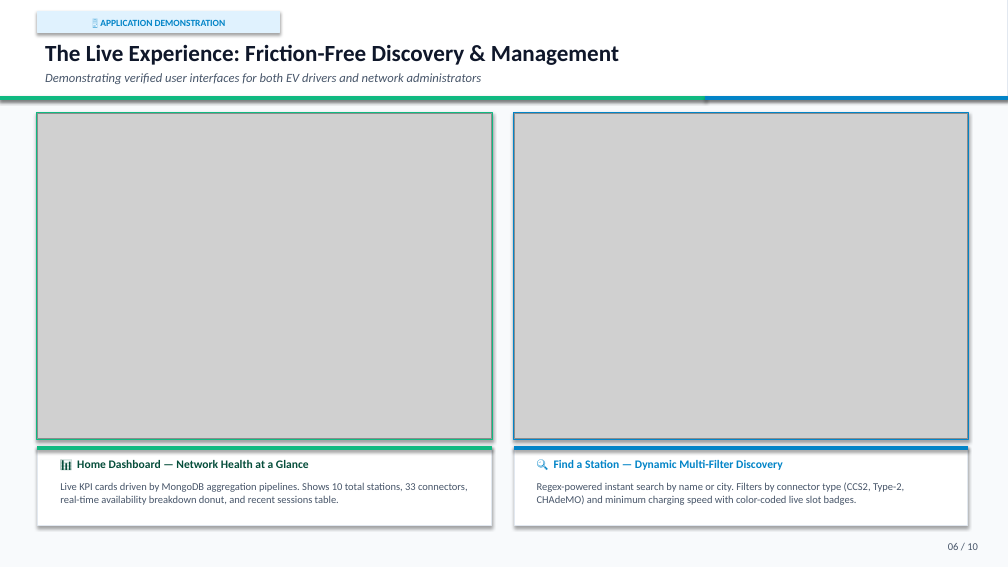
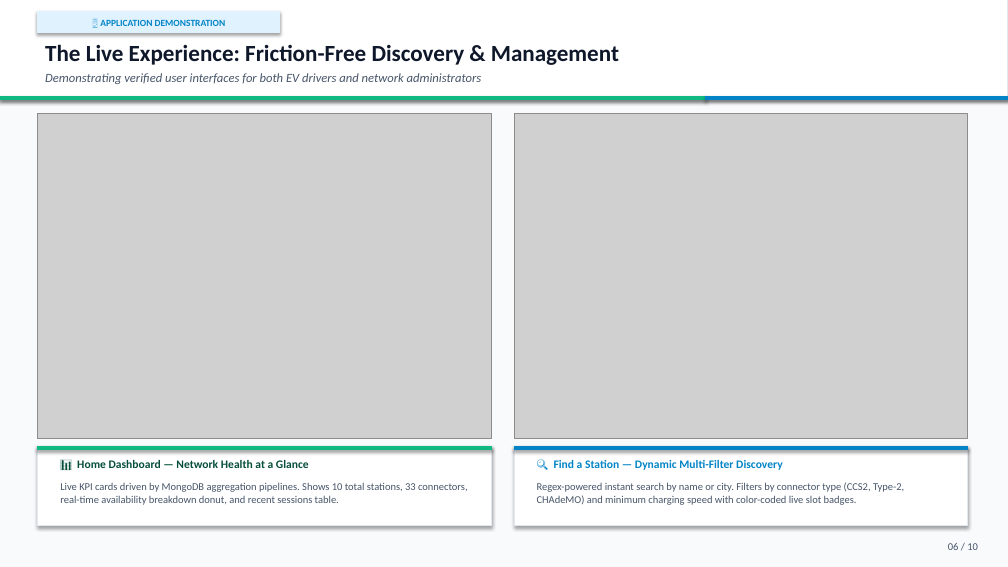
Before and after one commit to Rithvikteja123/chargespot, a slide deck: slide 6 of docs/ChargeSpot_Presentation.pptx. Drawn at 1008x567 pixels with LibreOffice and Linux fonts; fonts in the diff are those of the drawing; grey boxes stand for pictures. Boxes give left, top, right and bottom in pixels: in the first picture for what was removed or moved away, otherwise in the second. Text is boxed around its words. In the diff, an @@ line names an element or a change of style, - is before the commit and + after.

```diff
--- a/docs/ChargeSpot_Presentation.pptx
+++ b/docs/ChargeSpot_Presentation.pptx
@@ rectangle removed at (x1=37, y1=113, x2=493, y2=440) @@
@@ rectangle removed at (x1=513, y1=113, x2=969, y2=440) @@
```
Also in this commit, not shown: 9 other slides changed, 3 other files.
